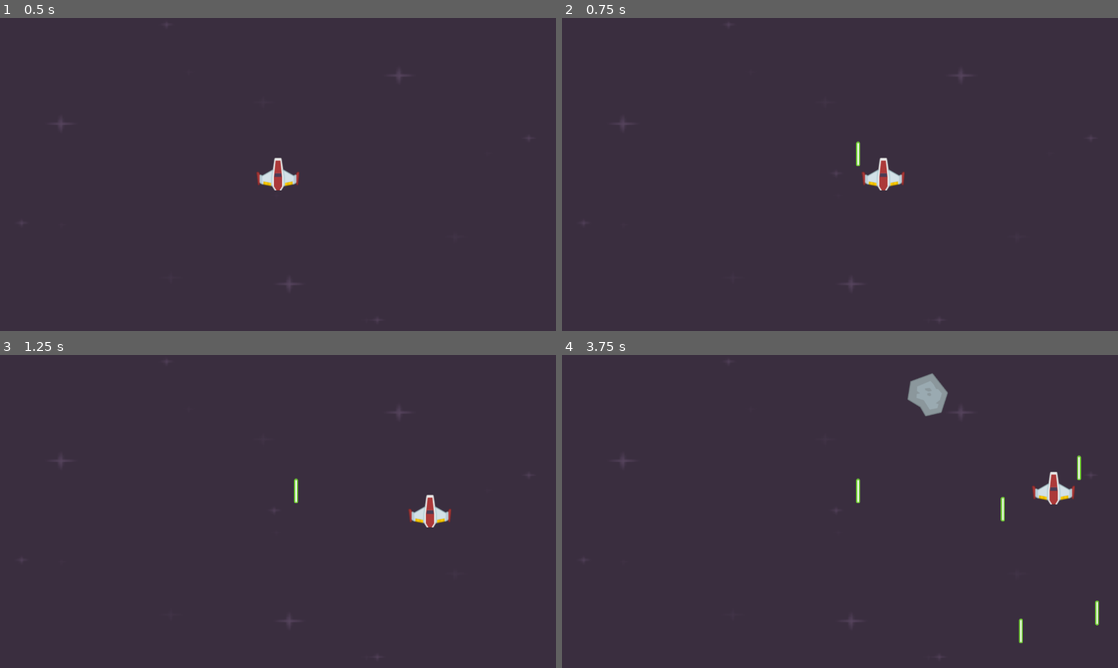
Above: before the commit, frames 1-4 (two rows, left to right).
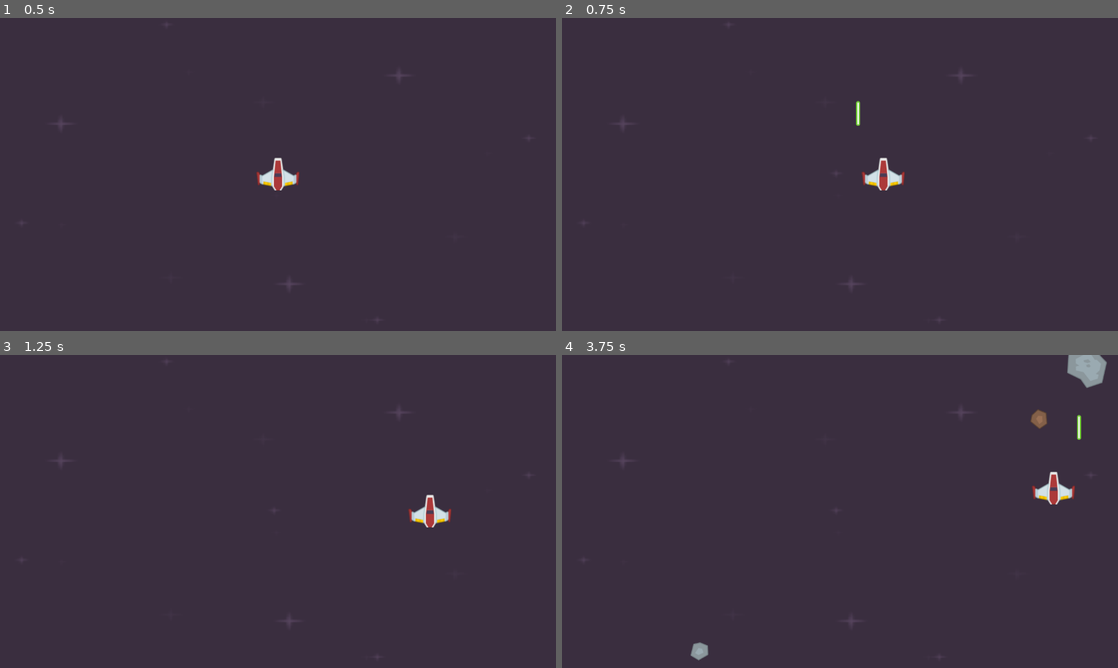
Above: after the commit, the same moments.

Repository: AbdulqadirQ/godot-tut
Game: Godot game, scene res://scenes/level.tscn
Two runs of this game, one before a commit and one after it. Both use one fixed random seed, a clock stepped at 60 frames per second and the inputs below.
Inputs (mouse positions are in pixels of both pictures, inside the frame that each line leads up to):
- Up to frame 1 (0.5 s): no input
- Up to frame 2 (0.75 s): tap Enter at 0.5 s; move the mouse to (962, 158) at 0.52 s; hold D (right) from 0.53 s (still down); click (962, 158) at 0.6 s
- Up to frame 3 (1.25 s): keep holding D (right)
- Up to frame 4 (3.75 s): move the mouse to (728, 527) at 1.27 s; release D (right) at 1.28 s; hold S (down) 1.28-2.03 s; click (728, 527) at 1.35 s; move the mouse to (895, 442) at 2.02 s; hold D (right) 2.03-2.78 s; click (895, 442) at 2.1 s; move the mouse to (812, 574) at 2.77 s; hold W (up) 2.78-3.53 s; click (812, 574) at 2.85 s; move the mouse to (1006, 558) at 3.52 s; hold A (left) from 3.53 s (still down); click (1006, 558) at 3.6 s

Frame 1 is identical in both runs. In frame 2, 0.1% of the frame differs, in the area x 52-54%, y 26-48%; in frame 3, less than 0.1%; in frame 4, 1.9%, in the area x 23-98%, y 0-98%.

Commit message:
Move laser + cleanup

Diff:
--- /dev/null
+++ b/scenes/laser.gd
@@ -0,0 +1,6 @@
+extends Area2D
+
+@export var speed := 800
+
+func _process(delta):
+	position.y -= speed * delta
--- a/scenes/laser.tscn
+++ b/scenes/laser.tscn
@@ -1,6 +1,7 @@
-[gd_scene load_steps=3 format=3 uid="uid://df7khg3ywm2x0"]
+[gd_scene load_steps=4 format=3 uid="uid://df7khg3ywm2x0"]
 
 [ext_resource type="Texture2D" uid="uid://58su3o2qankg" path="res://graphics/Lasers/laserGreen07.png" id="1_uqj4g"]
+[ext_resource type="Script" path="res://scenes/laser.gd" id="1_y3nt4"]
 
 [sub_resource type="RectangleShape2D" id="RectangleShape2D_6w384"]
 size = Vector2(8, 56)
@@ -8,6 +9,7 @@
 [node name="Laser" type="Area2D"]
 collision_layer = 8
 collision_mask = 2
+script = ExtResource("1_y3nt4")
 
 [node name="Sprite2D" type="Sprite2D" parent="."]
 texture = ExtResource("1_uqj4g")
--- a/scenes/meteor.gd
+++ b/scenes/meteor.gd
@@ -23,10 +23,10 @@
 	var random_y = rng.randi_range(-150, -50)
 	position = Vector2(random_x, random_y)
 
-	speed = rng.randf_range(300, 500)
+	speed = rng.randi_range(300, 500)
 	direction_x = rng.randf_range(-1, 1)
 	direction_y = rng.randf_range(0.1, 1)
-	rotation_speed = rng.randf_range(40, 100)
+	rotation_speed = rng.randi_range(40, 100)
 
 func _process(delta):
 	position += Vector2(direction_x, direction_y) * speed * delta
--- a/scenes/player.gd
+++ b/scenes/player.gd
@@ -11,7 +11,7 @@
 
 
 # Called every frame. 'delta' is the elapsed time since the previous frame.
-func _process(delta):
+func _process(_delta):
 	var direction = Input.get_vector("left","right","up","down")
 	velocity = direction * speed
 	move_and_slide()
